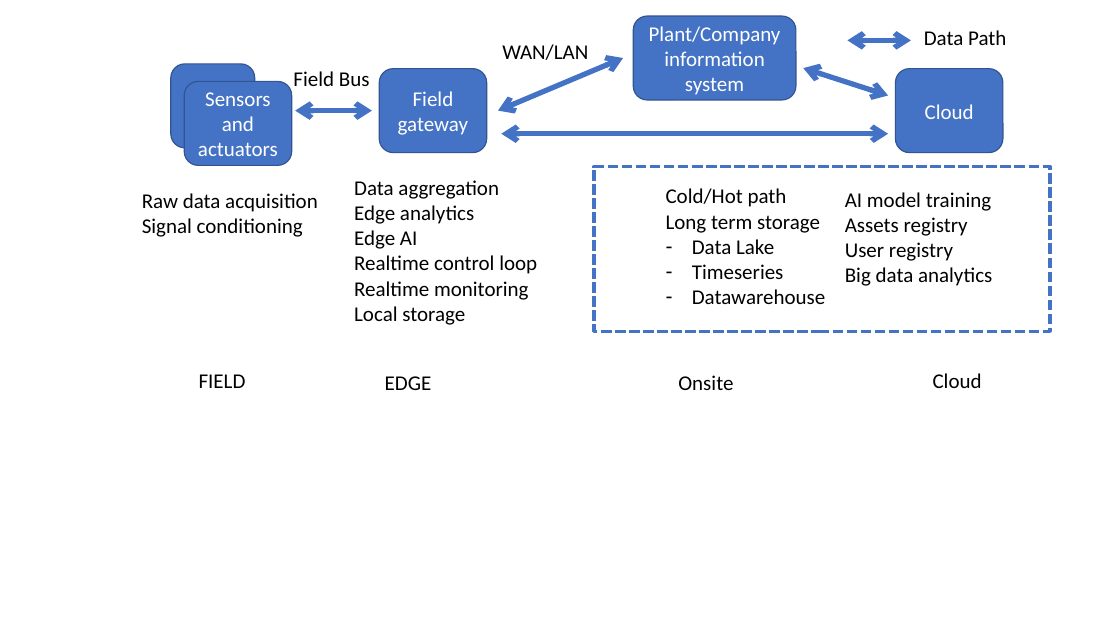
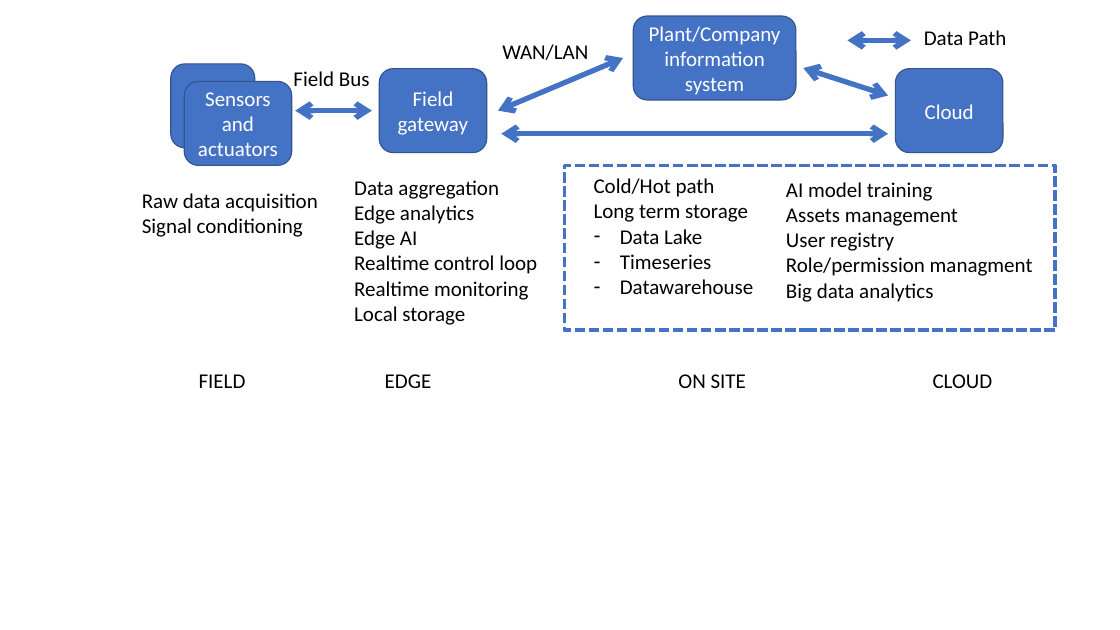
Before and after one commit to emanbuc/ultrasonic-vision, a slide deck: slide 2 of media/diagrams_source.pptx. Drawn at 1120x630 pixels with LibreOffice and Linux fonts; fonts in the diff are those of the drawing. Boxes give left, top, right and bottom in pixels: in the first picture for what was removed or moved away, otherwise in the second. Text is boxed around its words. In the diff, an @@ line names an element or a change of style, - is before the commit and + after.

Commit message:
docs: diagrams_source.pptx

```diff
--- a/media/diagrams_source.pptx
+++ b/media/diagrams_source.pptx
@@ rectangle: place and size @@
-rectangle at (594,166,1050,331)
+rectangle at (565,166,1055,330)
@@ text "Cold/Hot path": place and size @@
-text "Cold/Hot path" at (666,188,825,304)
+text "Cold/Hot path" at (594,178,753,294)
@@ text "AI model training": place and size @@
-text "AI model training" at (845,192,992,286)
+text "AI model training" at (786,182,1033,302)
@@ text at (786,208,958,226): text changed @@
-Assets registry
+Assets management
@@ text at (786,257,1033,276): paragraph added @@
+Role/permission managment
@@ text at (678,374,746,388): text changed @@
-Onsite
+ON SITE
@@ text at (933,374,993,388): text changed @@
-Cloud
+CLOUD
```
